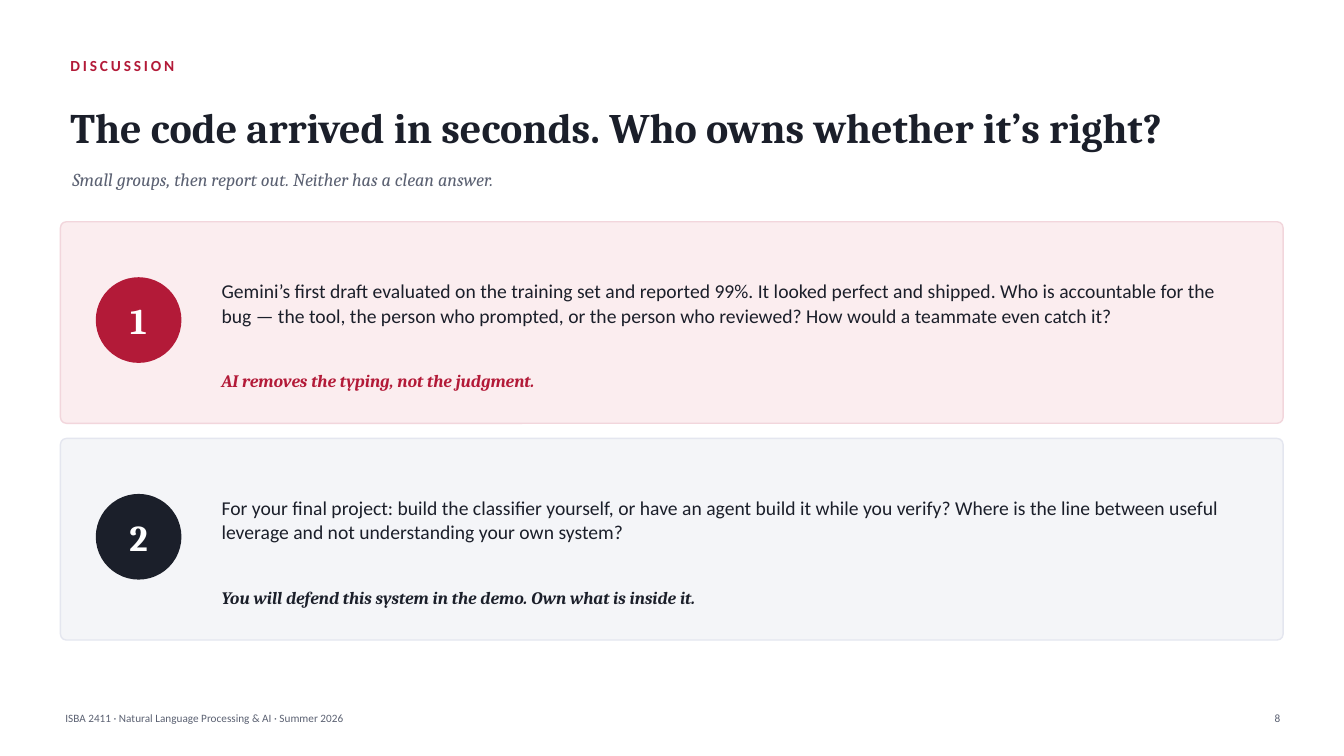
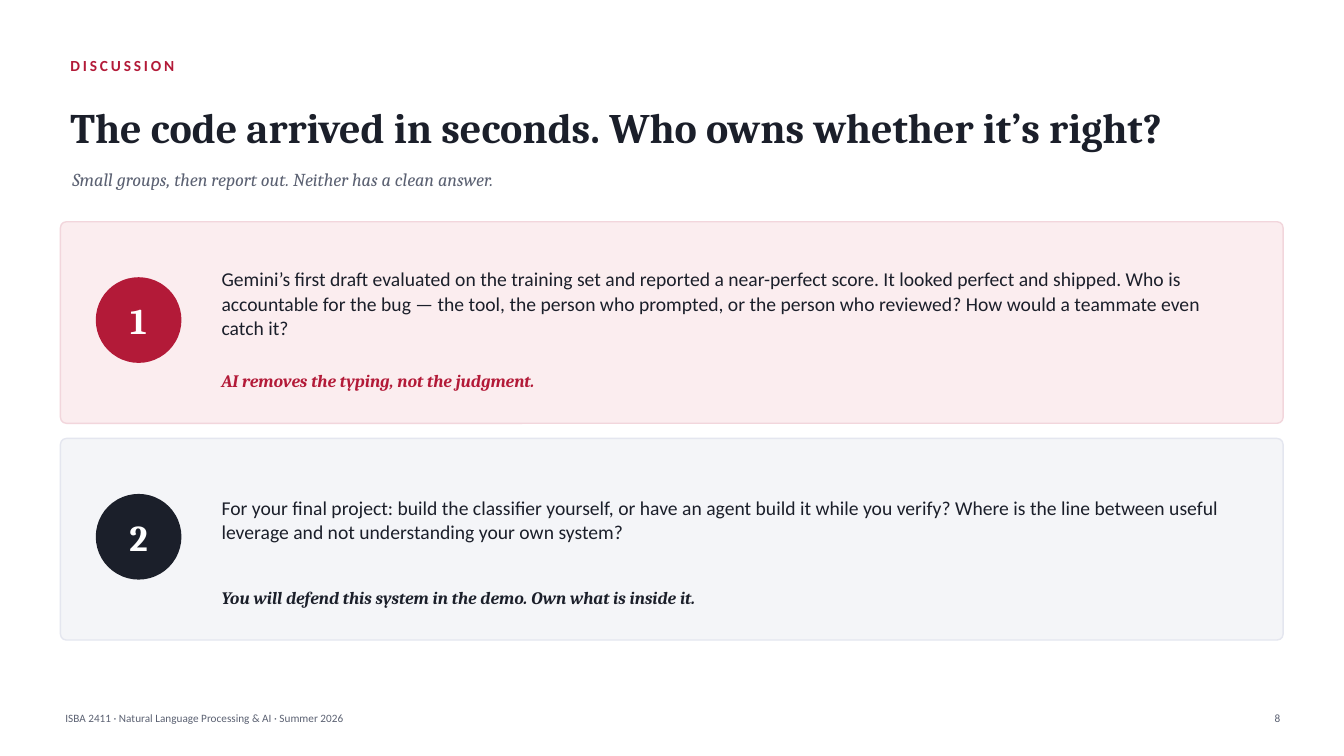
Before and after one commit to JulesMalin/isba2411-nlp, a slide deck: slide 11 of Week 3/L5_Supervised_Text_Classification.pptx. Drawn at 1344x756 pixels with LibreOffice and Linux fonts; fonts in the diff are those of the drawing. Boxes give left, top, right and bottom in pixels: in the first picture for what was removed or moved away, otherwise in the second. Text is boxed around its words. In the diff, an @@ line names an element or a change of style, - is before the commit and + after.

```diff
--- a/Week 3/L5_Supervised_Text_Classification.pptx
+++ b/Week 3/L5_Supervised_Text_Classification.pptx
@@ text at box(222, 272, 1199, 335): text changed @@
-Gemini’s first draft evaluated on the training set and reported 99%. It looked perfect and shipped. Who is accountable for the bug — the tool, the person who prompted, or the person who reviewed? How would a teammate even catch it?
+Gemini’s first draft evaluated on the training set and reported a near-perfect score. It looked perfect and shipped. Who is accountable for the bug — the tool, the person who prompted, or the person who reviewed? How would a teammate even catch it?
```
Also in this commit, not shown: 1 other slide changed, 6 other files.
